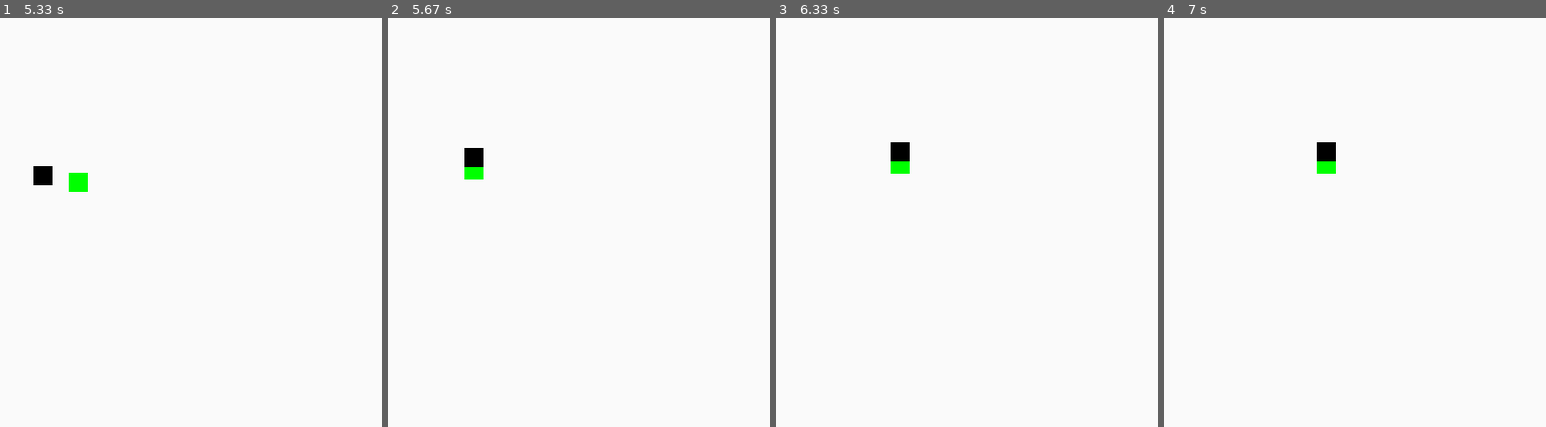
Above: before the commit, frames 1-4 (left to right).
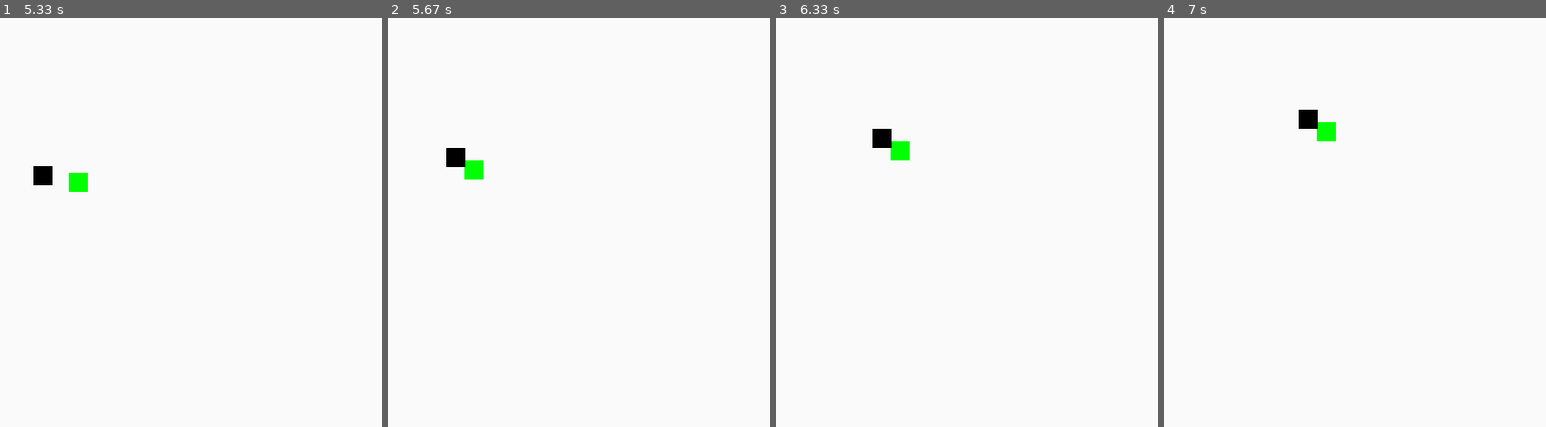
Above: after the commit, the same moments.

Repository: alexandroid000/self-assembly
Game: pygame game, started from weaselbot_sim/sandbox.py
Two runs of this game, one before a commit and one after it. Both use one fixed random seed, a clock stepped at 60 frames per second and the inputs below.
Inputs:
- Up to frame 1 (5.33 s): no input
- Up to frame 2 (5.67 s): no input
- Up to frame 3 (6.33 s): no input
- Up to frame 4 (7 s): no input

Frame 1 is identical in both runs. In frame 2, 0.4% of the frame differs, in the area x 15-25%, y 31-37%; in frame 3, 0.6%; in frame 4, 0.8%, in the area x 35-45%, y 22-39%.

Commit message:
Fixedcollision bug

Diff:
--- a/weaselbot_sim/sandbox.py
+++ b/weaselbot_sim/sandbox.py
@@ -48,10 +48,8 @@
 
 #Make a derived class for the merged case
 
-#merges two objects into one
+#each object acts identically so they appear (on the screen) to be one object
 def collision_merge(collisions):
-    #create a new, merged object
-    #delete the previous two objects
     bot1 = collisions[0]
     bot2 = collisions[1]
     if(bot1.x0pos + bot1._width == bot2.x0pos):
@@ -63,7 +61,7 @@
     elif(bot1.y0pos + bot1._height == bot2.y0pos):
         bot1.x0pos = bot2.x0pos
         bot2.hscreen = bot2.hscreen - bot2._height
-    else:
+    elif(bot2.y0pos + bot2._height == bot1.y0pos):
         bot2.x0pos = bot1.x0pos
         bot1.hscreen = bot1.hscreen - bot1._height
     bot1.movex = bot2.movex
@@ -148,9 +146,3 @@
 
 if __name__ == '__main__':
         main()
-
-
-
-#Then get robot building
-#Get robot moving in a straight line
-#Handle wall collisions
